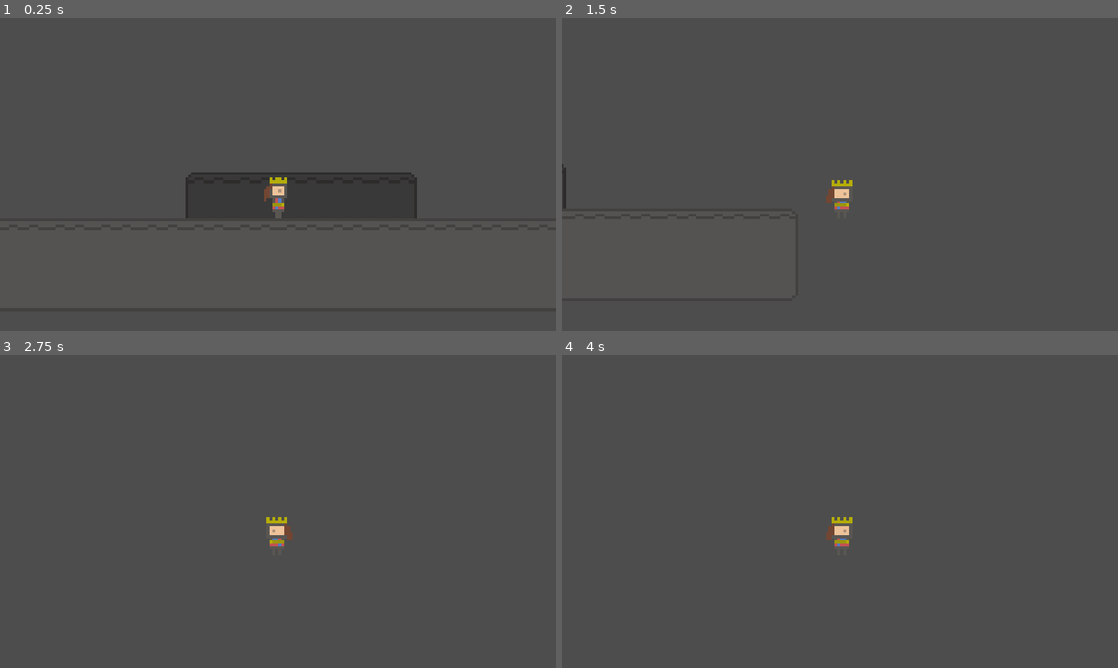
Above: before the commit, frames 1-4 (two rows, left to right).
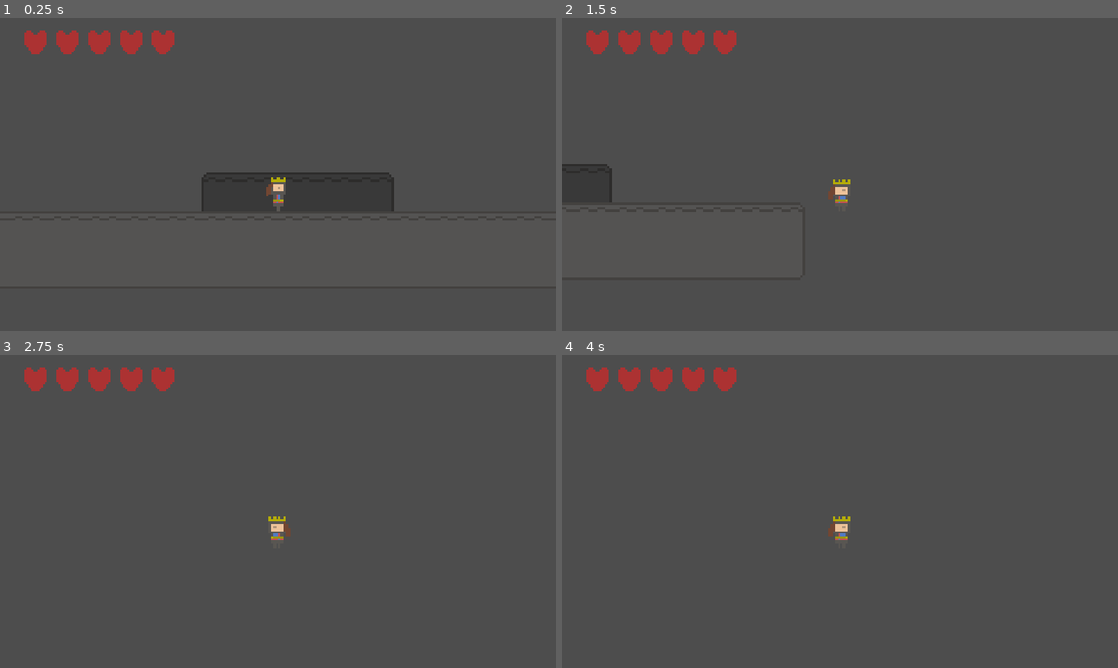
Above: after the commit, the same moments.

Repository: tarfish/queen-of-spades
Game: Godot game, scene res://assets/scenes/area_1.tscn
The game is run twice, just before and just after one commit, with the same random seed, the same clock (stepped at 60 frames per second) and the same inputs.
Inputs:
- Up to frame 1 (0.25 s): no input
- Up to frame 2 (1.5 s): tap Enter at 0.5 s; hold Z (jump) 0.53-1.28 s; hold Right (move_right) from 0.53 s (still down); tap Alt at 1.35 s
- Up to frame 3 (2.75 s): tap Z (jump) at 1.52, 1.55, 1.82 s; release Right (move_right) at 2.03 s; hold Left (move_left) from 2.03 s (still down); hold Z (jump) from 2.03 s (still down); tap Shift at 2.1 s
- Up to frame 4 (4 s): release Left (move_left) at 2.78 s; release Z (jump) at 2.78 s; hold Right (move_right) from 2.78 s (still down); tap Z (jump) at 2.85, 3.02, 3.32 s; tap Space at 3.5 s; hold Z (jump) from 3.53 s (still down); tap Alt at 3.6 s

The runs differ from the first frame. In frame 1, 2.2% of the frame differs, in the area x 4-75%, y 4-64%; in frame 2, 1.6%; in frame 3, 1.4%; in frame 4, 1.4%.

Commit message:
added the hearts as ui

Diff:
--- a/assets/scenes/area_1.tscn
+++ b/assets/scenes/area_1.tscn
@@ -1,7 +1,8 @@
-[gd_scene load_steps=5 format=4 uid="uid://bo20wm5aevdb8"]
-
-[ext_resource type="Texture2D" uid="uid://b8xenr1hmpucm" path="res://assets/sprites/tileset(oneway too).png" id="1_1l7dx"]
+[gd_scene load_steps=7 format=4 uid="uid://bo20wm5aevdb8"]
+
+[ext_resource type="Texture2D" uid="uid://c4dq4ra0fa14p" path="res://assets/sprites/tileset(oneway too).png" id="1_1l7dx"]
 [ext_resource type="PackedScene" uid="uid://2euqic8mde1p" path="res://assets/scenes/player.tscn" id="2_0ue7q"]
+[ext_resource type="Texture2D" uid="uid://dnbk4xf7rvebw" path="res://assets/sprites/health.png" id="3_yyir1"]
 
 [sub_resource type="TileSetAtlasSource" id="TileSetAtlasSource_0ue7q"]
 texture = ExtResource("1_1l7dx")
@@ -319,6 +320,8 @@
 terrain_set_0/terrain_1/color = Color(0.5, 0.4375, 0.25, 1)
 sources/0 = SubResource("TileSetAtlasSource_0ue7q")
 
+[sub_resource type="StyleBoxEmpty" id="StyleBoxEmpty_yyir1"]
+
 [node name="area1" type="Node2D"]
 
 [node name="TileMap" type="TileMap" parent="."]
@@ -335,4 +338,51 @@
 
 [node name="Player" parent="." instance=ExtResource("2_0ue7q")]
 position = Vector2(-1, 0)
-jump_power = 6
+
+[node name="UI" type="CanvasLayer" parent="."]
+
+[node name="Hearts" type="Panel" parent="UI"]
+anchors_preset = -1
+anchor_left = 0.00954861
+anchor_top = 0.0169753
+anchor_right = 0.331597
+anchor_bottom = 0.12963
+theme_override_styles/panel = SubResource("StyleBoxEmpty_yyir1")
+metadata/_edit_use_anchors_ = true
+
+[node name="HBoxContainer" type="HBoxContainer" parent="UI/Hearts"]
+layout_mode = 0
+offset_top = 2.0
+offset_right = 389.0
+offset_bottom = 64.0
+alignment = 1
+
+[node name="Heart" type="TextureRect" parent="UI/Hearts/HBoxContainer"]
+texture_filter = 1
+layout_mode = 2
+texture = ExtResource("3_yyir1")
+expand_mode = 2
+
+[node name="Heart2" type="TextureRect" parent="UI/Hearts/HBoxContainer"]
+texture_filter = 1
+layout_mode = 2
+texture = ExtResource("3_yyir1")
+expand_mode = 2
+
+[node name="Heart3" type="TextureRect" parent="UI/Hearts/HBoxContainer"]
+texture_filter = 1
+layout_mode = 2
+texture = ExtResource("3_yyir1")
+expand_mode = 2
+
+[node name="Heart4" type="TextureRect" parent="UI/Hearts/HBoxContainer"]
+texture_filter = 1
+layout_mode = 2
+texture = ExtResource("3_yyir1")
+expand_mode = 2
+
+[node name="Heart5" type="TextureRect" parent="UI/Hearts/HBoxContainer"]
+texture_filter = 1
+layout_mode = 2
+texture = ExtResource("3_yyir1")
+expand_mode = 2
--- a/assets/scenes/player.tscn
+++ b/assets/scenes/player.tscn
@@ -104,7 +104,7 @@
 
 [node name="Camera2D" type="Camera2D" parent="."]
 offset = Vector2(0, -15)
-zoom = Vector2(6, 6)
+zoom = Vector2(5, 5)
 
 [node name="PlayerAnimator" type="Node2D" parent="." node_paths=PackedStringArray("player_controller", "animation_player", "sprite")]
 script = ExtResource("2_14505")
Not shown: 1 places in assets/scenes/player.tscn that only renumber resources
Not shown, added: assets/sprites/health.png.import
Not shown, added: assets/sprites/king-Sheet.png.import
Not shown, added: assets/sprites/queen of spades-Sheet.png.import
Not shown, added: assets/sprites/symbols-Sheet.png.import
Not shown, added: assets/sprites/tileset(oneway too).png.import
